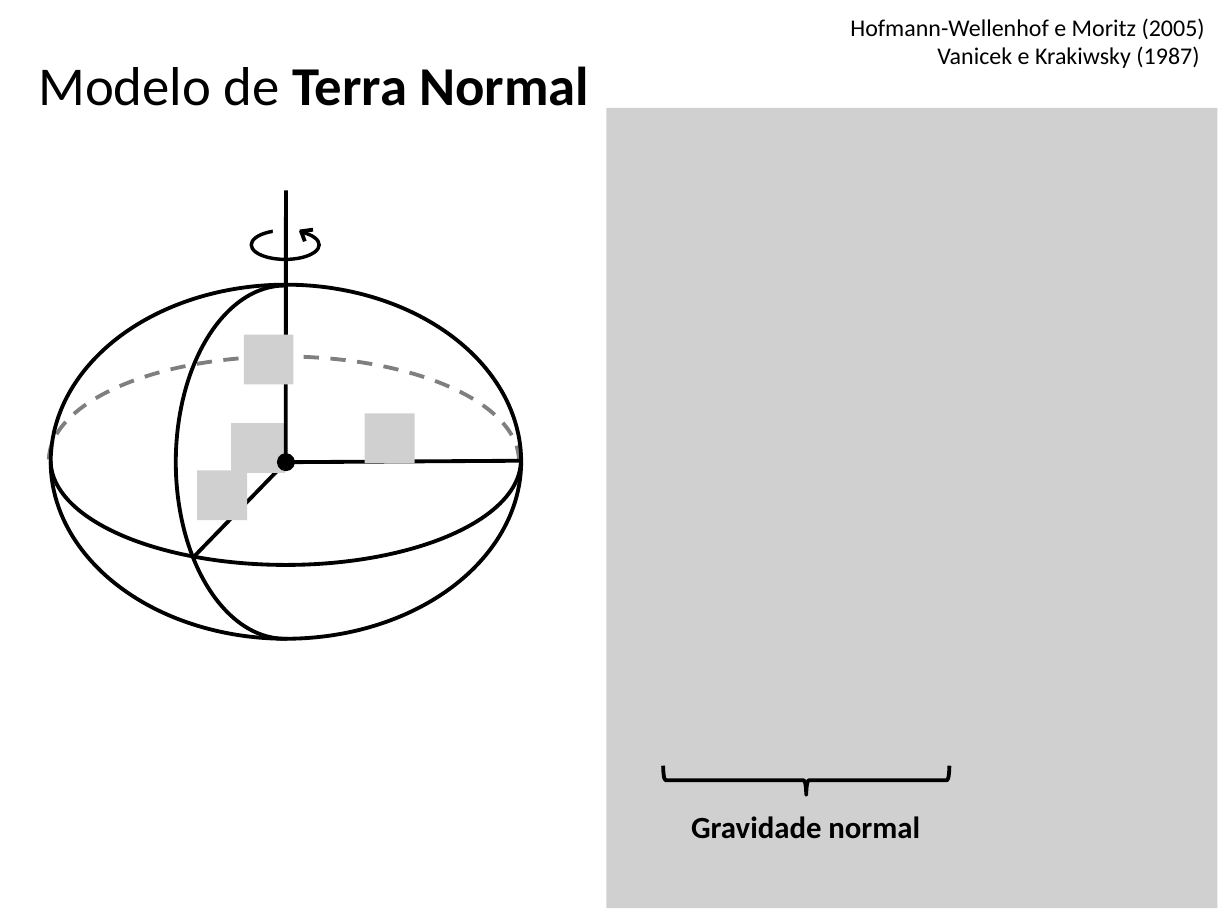
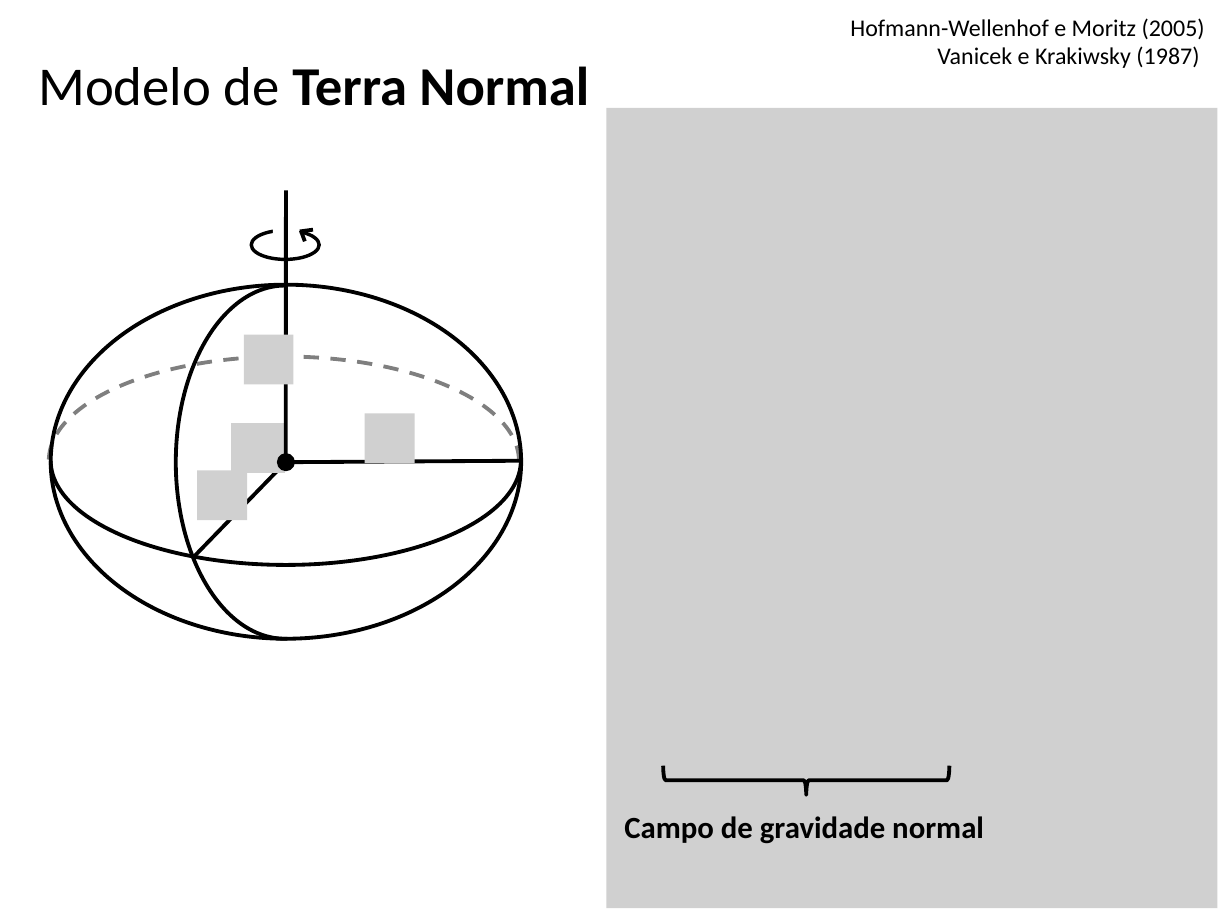
Before and after one commit to pinga-lab/CE-VII-SimBGf-2016, a slide deck: slide 27 of slides/5_disturbio_gravidade.pptx. Drawn at 1232x924 pixels with LibreOffice and Linux fonts; fonts in the diff are those of the drawing; grey boxes stand for pictures. Boxes give left, top, right and bottom in pixels: in the first picture for what was removed or moved away, otherwise in the second. Text is boxed around its words. In the diff, an @@ line names an element or a change of style, - is before the commit and + after.

```diff
--- a/slides/5_disturbio_gravidade.pptx
+++ b/slides/5_disturbio_gravidade.pptx
@@ text at (624,816,984,844): text changed @@
-Gravidade normal
+Campo de gravidade normal
```
Also in this commit, not shown: 3 other slides changed, 25 slides added, 5 slides removed.
